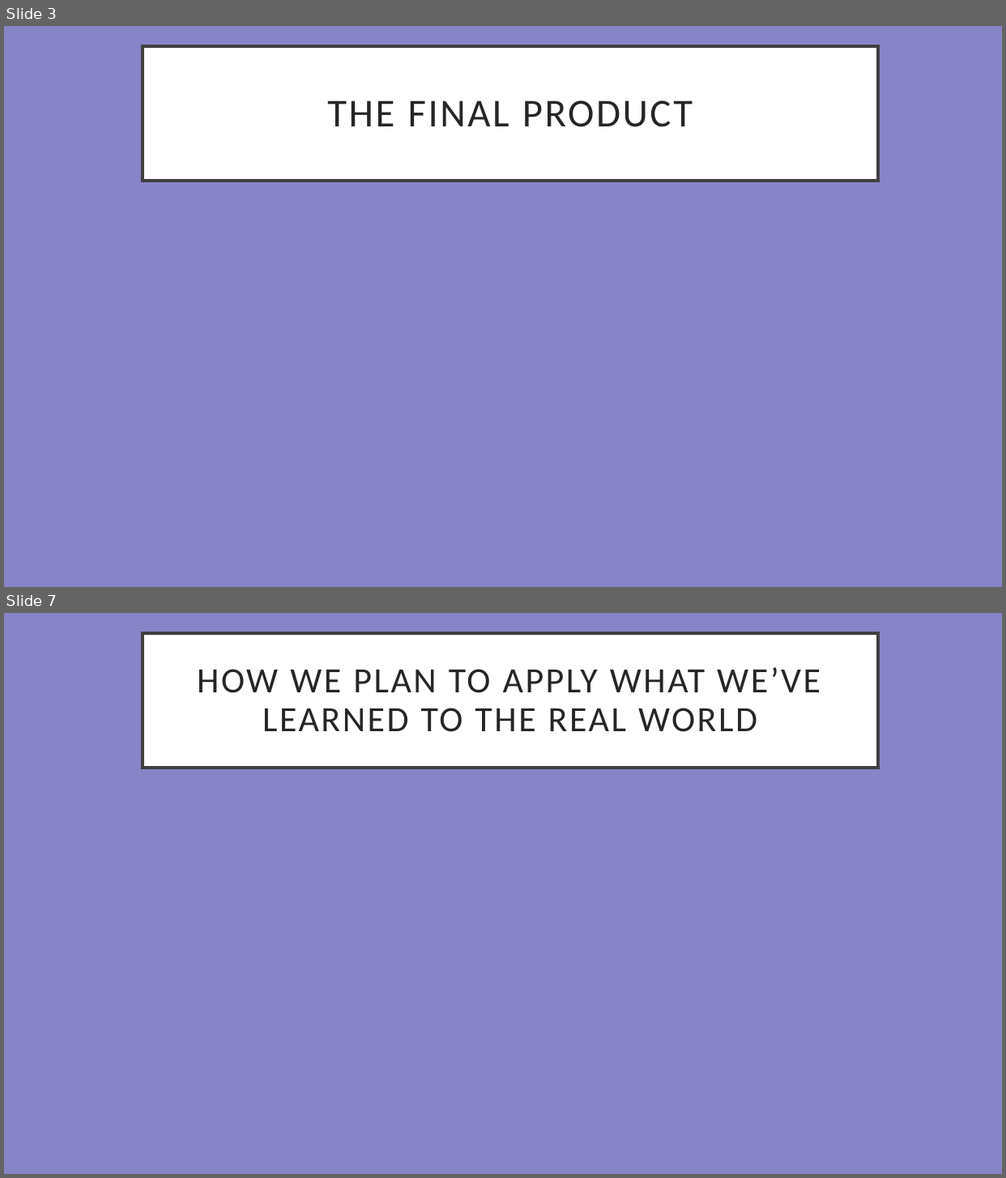
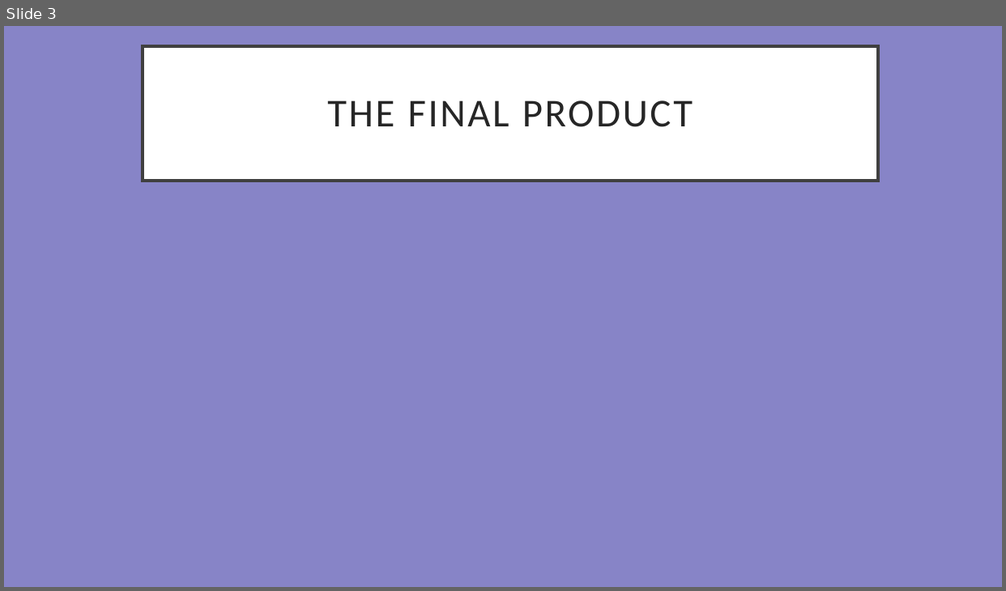
Before and after one commit to Thatawesomeguy4/FiddlePracticeAppCPSC4910, a slide deck: Fid'Lin Final Presentation.pptx. Shown one above the other, each under a label of ours: slides 3 and 7 before the commit, slide 3 after it; the slides between them are not shown. The pictures are 1006x1178 and 1006x591 pixels, drawn with LibreOffice and Linux fonts; fonts in the diff are those of the drawing. Boxes give left, top, right and bottom in pixels: in the first picture for what was removed or moved away, otherwise in the second. Text is boxed around its words. In the diff, an @@ line names an element or a change of style, - is before the commit and + after.

```diff
--- a/Fid'Lin Final Presentation.pptx
+++ b/Fid'Lin Final Presentation.pptx
@@ slide 7 removed at (x1=4, y1=613, x2=1002, y2=1174), background #8784C7 @@
@@ title removed at (x1=143, y1=633, x2=879, y2=768) @@
-HOW WE PLAN TO APPLY WHAT WE’VE LEARNED TO THE REAL WORLD
```
Also in this commit, not shown: 3 slides changed.
